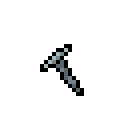
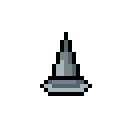
Comparing the layer stacks of the two 128×128 images. Changes:
added layer "Layer 2" above "Layer 1" over [40, 32, 92, 96]
hid "Layer 1" over [40, 44, 84, 96]
